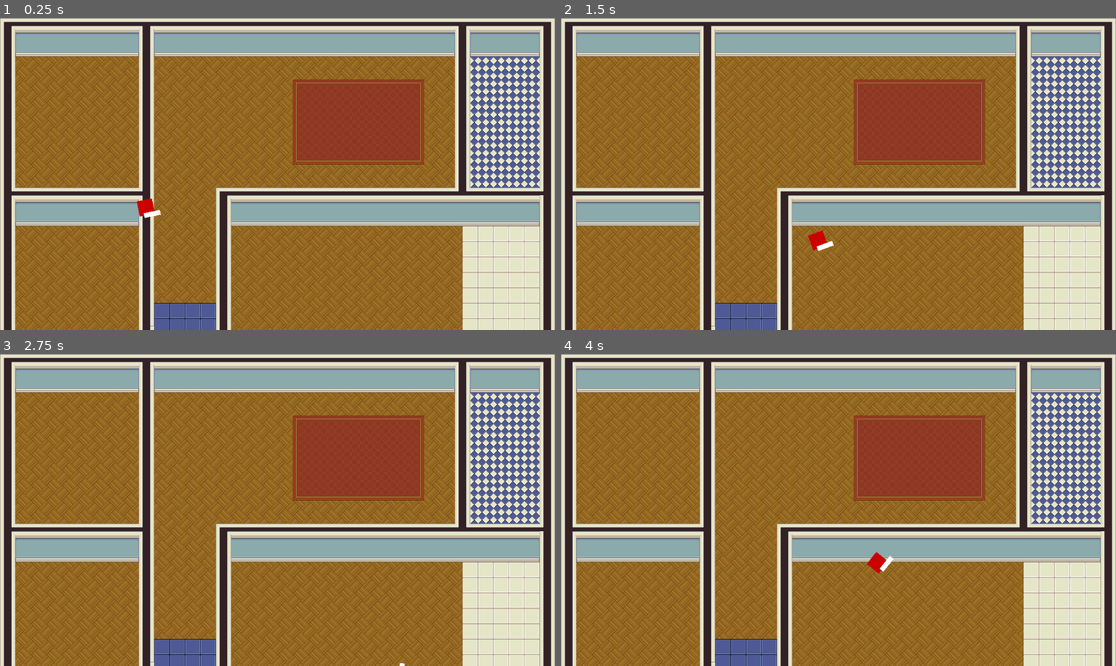
Above: before the commit, frames 1-4 (two rows, left to right).
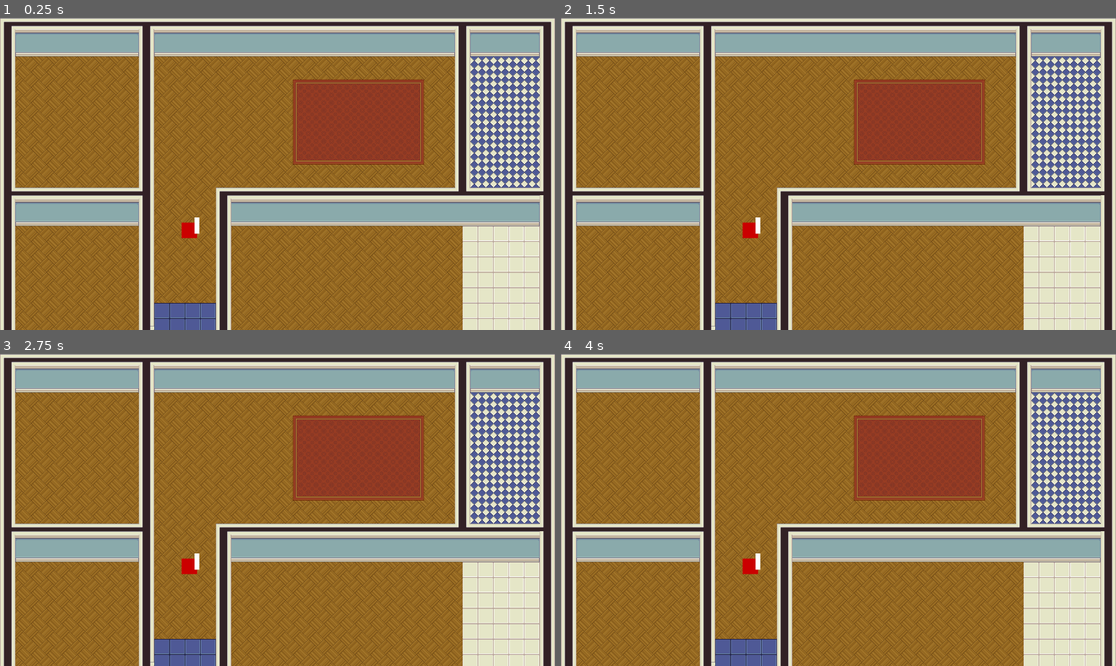
Above: after the commit, the same moments.

Repository: Quacken8/GameJam2023
Game: Godot game, scene res://main.tscn
Same seed, same stepped clock (60 frames per second), same inputs: the game is played once before the commit and once after it.
Inputs (mouse positions are in pixels of both pictures, inside the frame that each line leads up to):
- Up to frame 1 (0.25 s): no input
- Up to frame 2 (1.5 s): tap Enter at 0.5 s; move the mouse to (960, 158) at 0.52 s; hold D (right) 0.53-1.28 s; move the mouse to (727, 189) at 1.27 s; hold S (down) from 1.28 s (still down)
- Up to frame 3 (2.75 s): move the mouse to (333, 441) at 2.02 s; release S (down) at 2.03 s; hold D (right) from 2.03 s (still down)
- Up to frame 4 (4 s): tap Space at 2.75 s; move the mouse to (810, 572) at 2.77 s; release D (right) at 2.78 s; hold W (up) 2.78-3.53 s; move the mouse to (1005, 556) at 3.52 s; hold A (left) from 3.53 s (still down)

The runs differ from the first frame. In frame 1, 0.4% of the frame differs, in the area x 24-36%, y 57-71%; in frame 2, 0.4%; in frame 3, 0.2%; in frame 4, 0.4%.

Commit message:
ughhhhhhhhh

Diff:
--- a/CharacterBody2D.gd
+++ /dev/null
@@ -1,34 +0,0 @@
-extends  "res://guy.gd"
-
-const lerpWeight = 7e-1
-
-var mousePosition = Vector2.ZERO
-var toMouse = Vector2.ZERO
-var angleToMouse = 0.0
-
-func _ready():
-	startingPosition = Vector2(500, 500)
-
-
-func _physics_process(delta):
-	var leftPressed =  int(Input.is_action_pressed("left"))
-	var rightPressed = int(Input.is_action_pressed("right"))
-	var upPressed =    int(Input.is_action_pressed("up"))
-	var downPressed =  int(Input.is_action_pressed("down"))
-
-	var movementDirection = upPressed*Vector2.UP + downPressed*Vector2.DOWN + leftPressed*Vector2.LEFT + rightPressed*Vector2.RIGHT
-	velocity = velocity.lerp(movementDirection.normalized()*maxSpeed, lerpWeight)
-
-
-
-	move_and_slide()
-
-
-func _process(delta):
-	toMouse = mousePosition - position
-	angleToMouse = toMouse.angle()
-	rotation = angleToMouse
-
-func _input(event):
-	if event is InputEventMouseMotion:
-		mousePosition = event.position
--- a/Player.tscn
+++ b/Player.tscn
@@ -1,6 +1,6 @@
-[gd_scene load_steps=4 format=3 uid="uid://ctaptwcrr0sss"]
+[gd_scene load_steps=4 format=3 uid="uid://ca0csgf8oop8e"]
 
-[ext_resource type="Script" path="res://CharacterBody2D.gd" id="1_8dinp"]
+[ext_resource type="Script" path="res://Player.gd" id="1_je4te"]
 [ext_resource type="PackedScene" uid="uid://c1mtp2h52dyl1" path="res://gun.tscn" id="2_ylgh2"]
 
 [sub_resource type="CircleShape2D" id="CircleShape2D_mf0w0"]
@@ -9,21 +9,20 @@
 [node name="Player" type="Node2D"]
 
 [node name="CharacterBody2D" type="CharacterBody2D" parent="."]
-position = Vector2(-16, -79)
-script = ExtResource("1_8dinp")
+script = ExtResource("1_je4te")
 
 [node name="Sprite2D" type="Sprite2D" parent="CharacterBody2D"]
 
 [node name="ColorRect" type="ColorRect" parent="CharacterBody2D"]
-offset_top = 63.0
-offset_right = 32.0
-offset_bottom = 95.0
+offset_left = -16.0
+offset_top = -16.0
+offset_right = 16.0
+offset_bottom = 16.0
 color = Color(0.796078, 0, 0, 1)
 
 [node name="CollisionShape2D" type="CollisionShape2D" parent="CharacterBody2D"]
-position = Vector2(16, 79)
 shape = SubResource("CircleShape2D_mf0w0")
 
 [node name="Gun" parent="CharacterBody2D" instance=ExtResource("2_ylgh2")]
-position = Vector2(32, 79)
+position = Vector2(16, 0)
 scale = Vector2(0.56, 0.76)
Not shown: 1 places in main.tscn that only renumber resources
